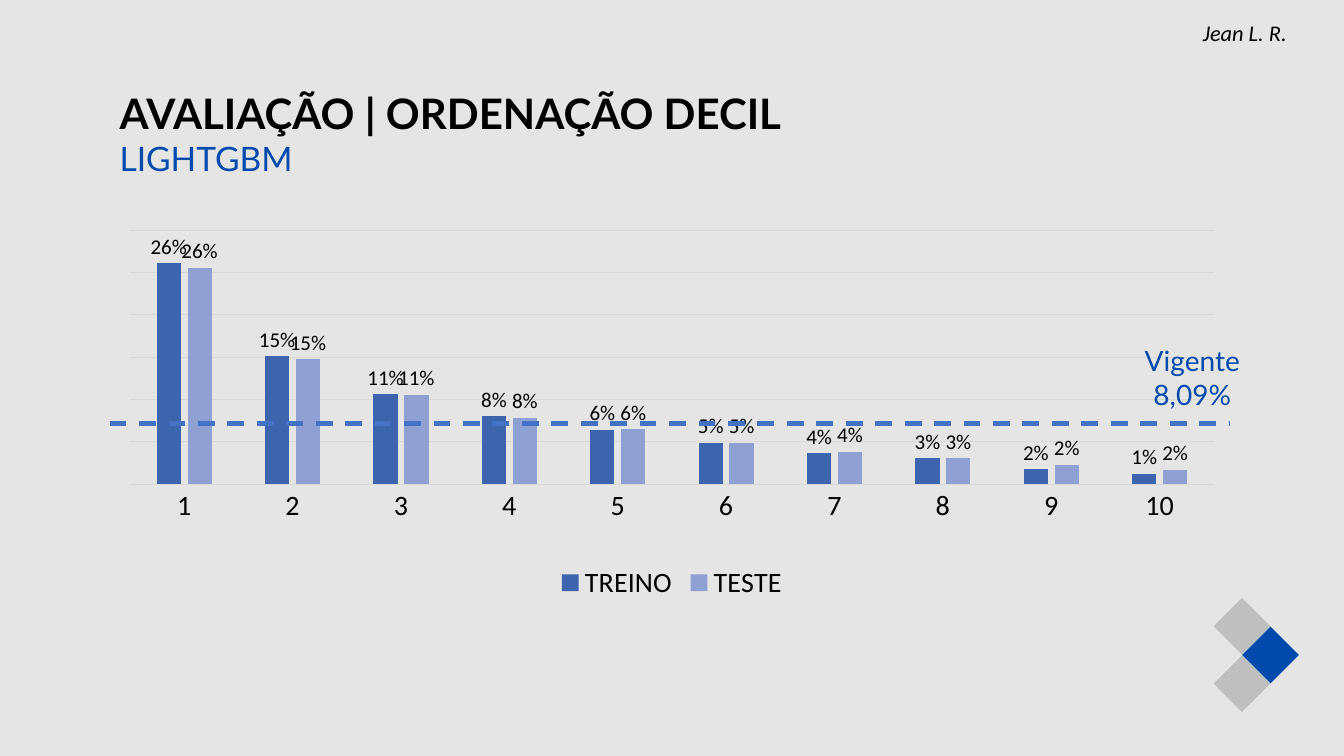
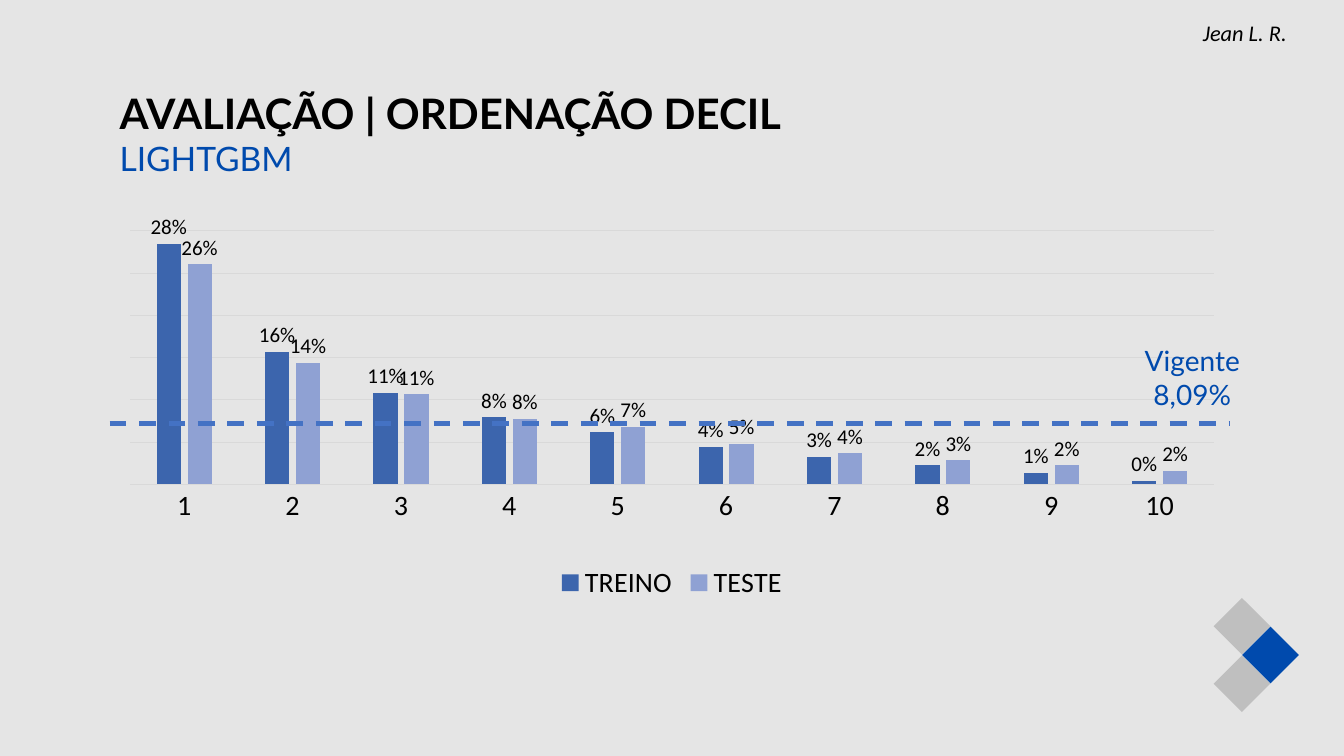
Before and after one commit to jeanlr/pod-bank-application, a slide deck: slide 13 of Projeto_Reducao_Inadimplencia_Pod_Bank.pptx. Drawn at 1344x756 pixels with LibreOffice and Linux fonts; fonts in the diff are those of the drawing. Boxes give left, top, right and bottom in pixels: in the first picture for what was removed or moved away, otherwise in the second. Text is boxed around its words. In the diff, an @@ line names an element or a change of style, - is before the commit and + after.

```diff
--- a/Projeto_Reducao_Inadimplencia_Pod_Bank.pptx
+++ b/Projeto_Reducao_Inadimplencia_Pod_Bank.pptx
@@ column chart at (115, 215, 1230, 606) @@
-TREINO: 0.26, 0.15, 0.11, 0.08, 0.06, 0.05, 0.04, 0.03, 0.02, 0.01
+TREINO: 0.28, 0.16, 0.11, 0.08, 0.06, 0.04, 0.03, 0.02, 0.01, 0
@@ TESTE, 2: 0.15 to 0.14 @@
@@ TESTE, 5: 0.06 to 0.07 @@
```
Also in this commit, not shown: 7 other slides changed.
